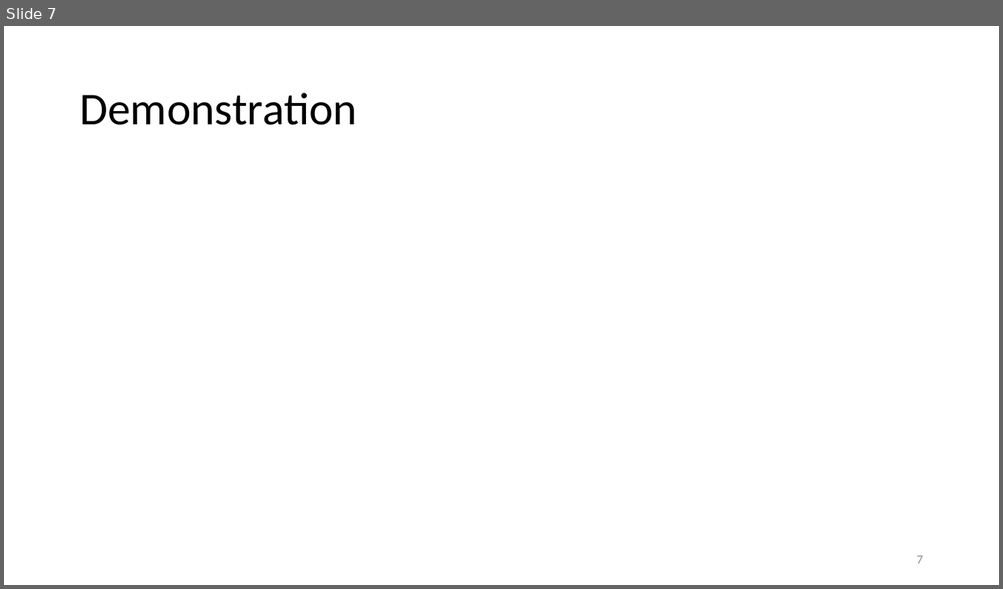
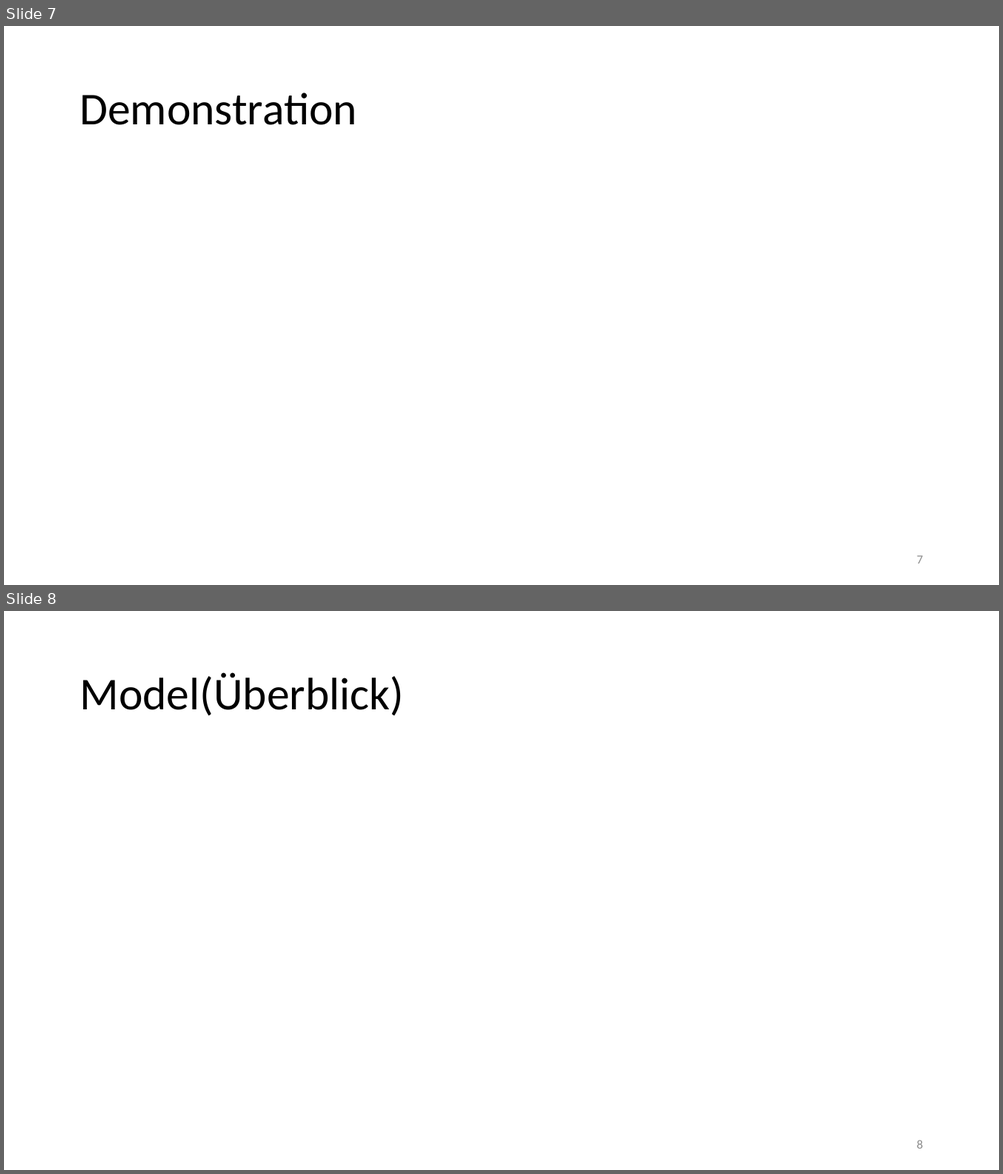
Before and after one commit to brodermar/wwm, a slide deck: documentation/wwmp.pptx. Shown one above the other, each under a label of ours: slide 7 before the commit, slides 7 and 8 after it. The pictures are 1003x589 and 1003x1174 pixels, drawn with LibreOffice and Linux fonts; fonts in the diff are those of the drawing. Boxes give left, top, right and bottom in pixels: in the first picture for what was removed or moved away, otherwise in the second. Text is boxed around its words. In the diff, an @@ line names an element or a change of style, - is before the commit and + after.

```diff
--- a/documentation/wwmp.pptx
+++ b/documentation/wwmp.pptx
@@ slide 8 added at (4, 611, 999, 1170), background #FFFFFF @@
@@ title added at (79, 672, 404, 716), 44 pt, text #000000 @@
+Model(Überblick)
@@ page number added at (916, 1140, 922, 1149), 12 pt, text #8C8C8C @@
+8
```
Also in this commit, not shown: 1 slide changed, 2 other slides added, 1 slide removed, 5 other files.
